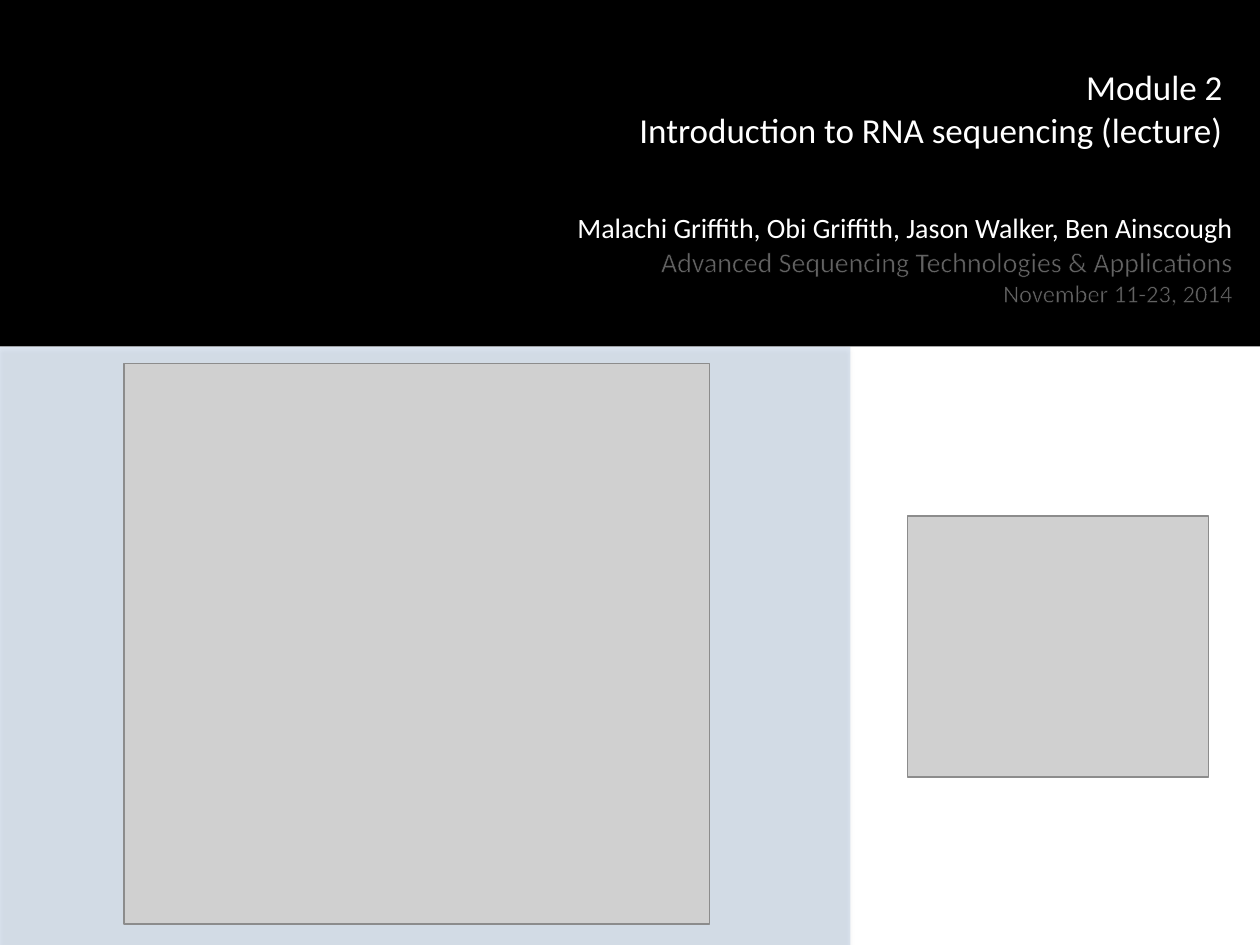
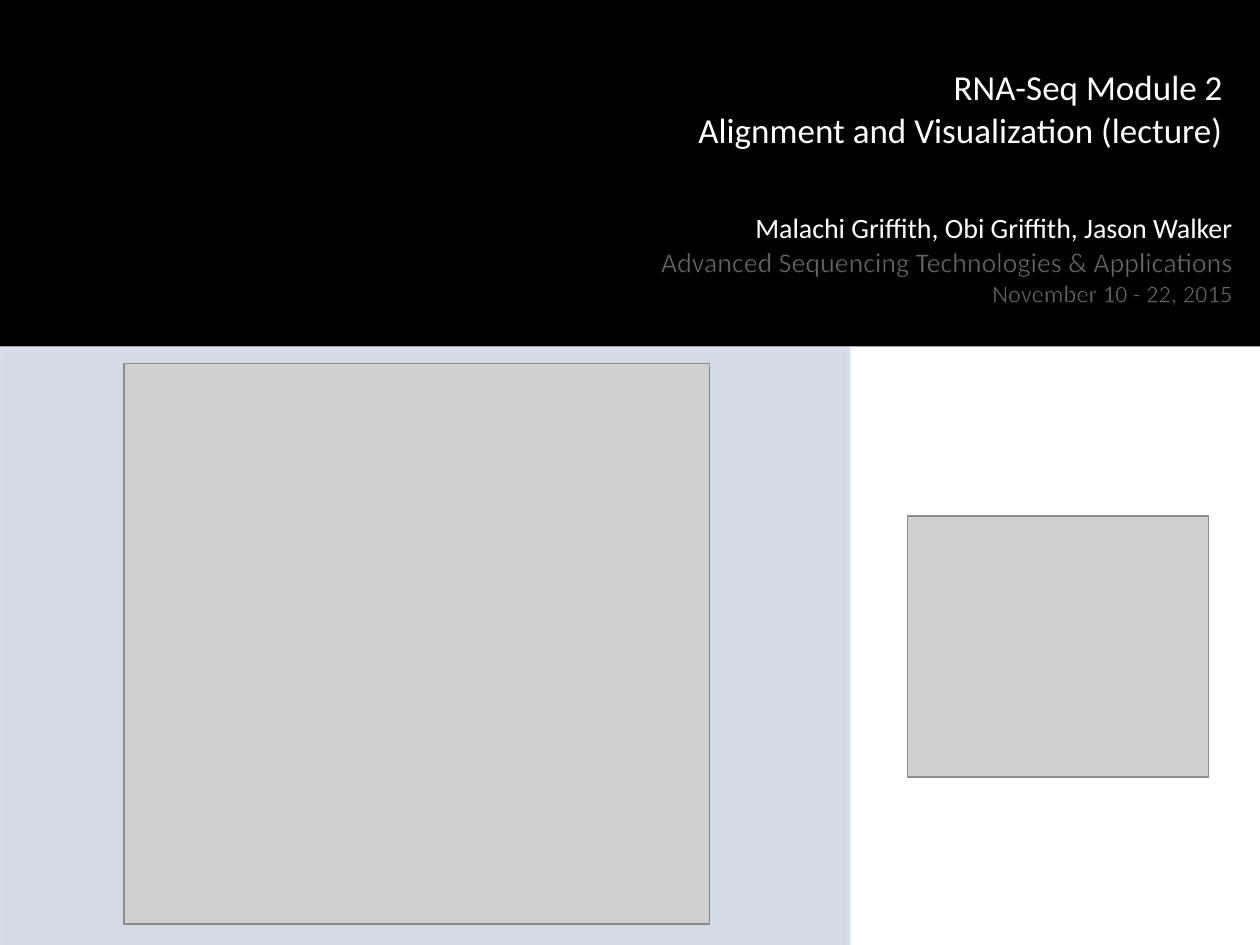
Before and after one commit to griffithlab/rnaseq_tutorial_wiki, a slide deck: slide 2 of LectureFiles/cshl/2015/RNASeq_Module2_Lecture.pptx. Drawn at 1260x945 pixels with LibreOffice and Linux fonts; fonts in the diff are those of the drawing; grey boxes stand for pictures; background and template pictures are left out. Boxes give left, top, right and bottom in pixels: in the first picture for what was removed or moved away, otherwise in the second. Text is boxed around its words. In the diff, an @@ line names an element or a change of style, - is before the commit and + after.

Commit message:
Replace the modules with up to date CBW 2015 versions with CSHL 2015 template and module numbers.

```diff
--- a/LectureFiles/cshl/2015/RNASeq_Module2_Lecture.pptx
+++ b/LectureFiles/cshl/2015/RNASeq_Module2_Lecture.pptx
@@ text at [698, 75, 1223, 149]: text changed @@
-Module 2
-Introduction to RNA sequencing (lecture)
+RNA-Seq Module 2
+Alignment and Visualization (lecture)
@@ text at [755, 218, 1232, 242]: text changed @@
-Malachi Griffith, Obi Griffith, Jason Walker, Ben Ainscough
+Malachi Griffith, Obi Griffith, Jason Walker
@@ text at [992, 285, 1233, 304]: text changed @@
-November 11-23, 2014
+November 10 - 22, 2015
```
Also in this commit, not shown: 2 other slides changed, 33 slides added, 23 slides removed, 13 other files.
